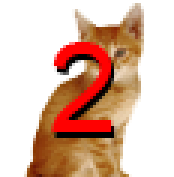
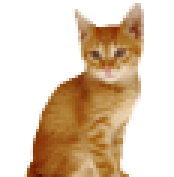
Layer changes from the first 174 × 177 image to the second:
hid "Label" over bbox(51, 42, 114, 132)
hid "Label Shadow" over bbox(54, 48, 117, 138)
